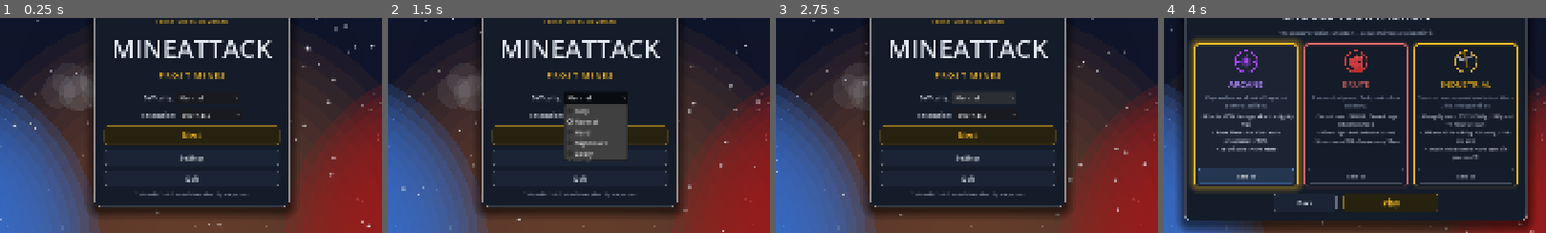
Above: before the commit, frames 1-4 (left to right).
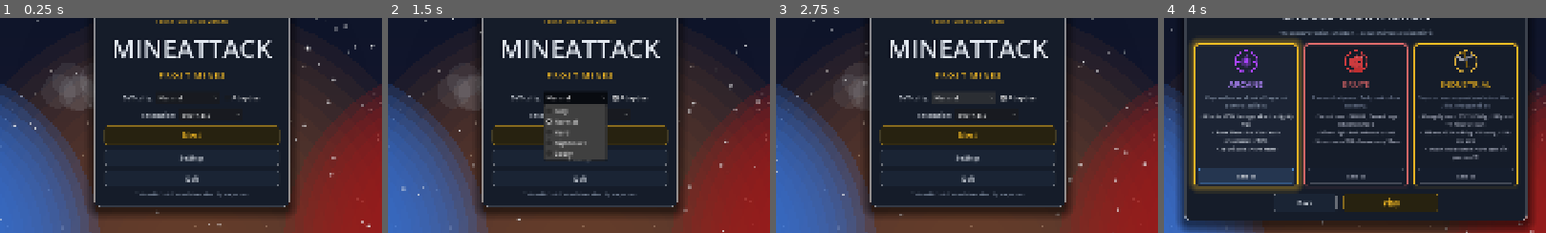
Above: after the commit, the same moments.

Repository: SZaidi00/mine-attack
Game: Godot game, scene res://scenes/ui/main_menu.tscn
Two runs of this game, one before a commit and one after it. Both use one fixed random seed, a clock stepped at 60 frames per second and the inputs below.
Inputs (mouse positions are % of the whole screen's width and height, from its top left):
- Up to frame 1 (0.25 s): no input
- Up to frame 2 (1.5 s): click (57, 47) at 0.5 s, where only the run after the commit has a clickable "Adaptive"; click "Normal" at 1.25 s
- Up to frame 3 (2.75 s): click "Normal" at 2 s
- Up to frame 4 (4 s): click "Next" at 2.75 s; click "Select" at 3.5 s
The pictures show only the part of the screen within x 25-75%, y 29-79%; the shares and areas given below are measured in that part.

The runs differ from the first frame. In frame 1, 0.3% of the frame differs, in the area x 32-69%, y 36-40%; in frame 2, 4.1%, in the area x 32-69%, y 34-66%; in frame 3, 0.4%; in frame 4, nothing differs.

Commit message:
adaptive difficulty

Diff:
--- a/scripts/autoload/constants.gd
+++ b/scripts/autoload/constants.gd
@@ -974,6 +974,33 @@
 const ENEMY_ENGINEER_MAX_COUNT: int = 1
 const ENEMY_ENGINEER_SECOND_MIN_STRUCTURES: int = 3
 const ENEMY_ENGINEER_SURPLUS: int = 250
+# Adaptive difficulty smoothing (opt-in main-menu checkbox): the AI evaluates
+# how the match is going this often and nudges GameManager's difficulty offset
+# toward keeping the match close. No evals before the grace time so the opener
+# plays out on the chosen tier.
+const SMOOTHING_EVAL_INTERVAL: float = 30.0
+const SMOOTHING_GRACE_TIME: float = 90.0
+# One verdict moves the offset by this many tier steps; the full ±1 range spans
+# several evals so difficulty ramps instead of lurching.
+const SMOOTHING_STEP: float = 0.25
+# A verdict direction must win this many consecutive evals before the offset
+# moves that way (hysteresis against single-sample noise).
+const SMOOTHING_HYSTERESIS: int = 2
+# Verdict signals: army (own live fighters vs the believed enemy army),
+# economy (own vs enemy coin-mined rates), base (own building HP fraction).
+# The verdict needs at least this many of the 3 signals pointing the same way.
+const SMOOTHING_SIGNAL_MIN: int = 2
+# Army signal: the AI is "ahead" when its live fighters outnumber the believed
+# enemy fighters by this ratio, "behind" when they fall short of it.
+const SMOOTHING_ARMY_AHEAD_RATIO: float = 1.5
+const SMOOTHING_ARMY_BEHIND_RATIO: float = 0.67
+# Economy signal: "ahead" above / "behind" below this income-rate ratio
+# (enemy rate over own rate, same shape as ENEMY_ECON_PRESSURE_RATIO).
+const SMOOTHING_INCOME_AHEAD_RATIO: float = 0.8
+const SMOOTHING_INCOME_BEHIND_RATIO: float = 1.25
+# Base signal: own building below this HP fraction reads as "behind". There is
+# no symmetric "ahead" — army + economy signals cover winning.
+const SMOOTHING_BASE_HP_FRACTION: float = 0.5
 
 # ─── CRAWLER (underground raider) ───
 # Crawlers are underground-only melee attackers: they descend via the own mine
--- a/scripts/autoload/game_manager.gd
+++ b/scripts/autoload/game_manager.gd
@@ -77,6 +77,18 @@
 # AI difficulty for the current match. Set from the debug dropdown (Phase 6)
 # or the main menu (Phase 7); survives reset() so Play Again keeps the choice.
 var difficulty: Difficulty = Difficulty.NORMAL
+# Adaptive difficulty smoothing (opt-in from the main menu): when on, the AI's
+# smoothing evaluator nudges _difficulty_offset mid-match to keep the match
+# close. Survives reset() like the difficulty pick itself.
+var adaptive_difficulty: bool = false
+# Mid-match smoothing offset, in tier steps (-1 = one tier easier, +1 = one
+# tier harder, fractional = interpolated between adjacent tier rows). Clamped
+# to [-1, 1]; 0 = the chosen tier exactly. Reset per match.
+var _difficulty_offset: float = 0.0
+# Interpolated-modifier cache (get_difficulty_modifiers is called every frame
+# for wave/economy ticks); rebuilt only when difficulty or the offset changes.
+var _cached_modifiers: Dictionary = {}
+var _cached_modifiers_key: String = ""
 # Player-chosen game speed (1x/2x/3x/5x/10x). Like difficulty, survives reset()
 # so Play Again keeps the choice. The win slow-mo overrides it temporarily.
 var game_speed: float = 1.0
@@ -160,9 +172,11 @@
 	_slowmo_end_msec = -1
 	soft_paused = false
 	Engine.time_scale = game_speed
-	# Note: difficulty and game_speed are intentionally kept so Play Again
-	# preserves both choices. soft_paused is cleared so Play Again never starts
-	# in a paused state.
+	_difficulty_offset = 0.0
+	_cached_modifiers_key = ""
+	# Note: difficulty, adaptive_difficulty and game_speed are intentionally
+	# kept so Play Again preserves all three choices. soft_paused is cleared so
+	# Play Again never starts in a paused state.
 
 
 ## Sets the player-chosen game speed. The value is always stored (so the win
@@ -190,8 +204,65 @@
 	DebugLog.log_command("GameManager", "set_difficulty", Difficulty.keys()[d])
 
 
+## Enables/disables adaptive difficulty smoothing for the match (main-menu
+## checkbox). When on, the AI's smoothing evaluator nudges the difficulty
+## offset mid-match; when off the offset stays 0 and tiers behave as before.
+func set_adaptive_difficulty(on: bool) -> void:
+	adaptive_difficulty = on
+	DebugLog.log_command("GameManager", "set_adaptive_difficulty", str(on))
+
+
+## Mid-match smoothing offset in tier steps (see _difficulty_offset).
+func get_difficulty_offset() -> float:
+	return _difficulty_offset
+
+
+## Nudges the smoothing offset by `delta` tier steps, clamped to [-1, 1]
+## (one tier either side of the chosen difficulty). Called by the AI's
+## smoothing evaluator (ai_difficulty_smoothing.gd) when adaptive difficulty
+## is on; no-ops at the clamp so spamming nudges can't escape the bounds.
+func nudge_difficulty(delta: float) -> void:
+	var clamped: float = clampf(_difficulty_offset + delta, -1.0, 1.0)
+	if is_equal_approx(clamped, _difficulty_offset):
+		return
+	_difficulty_offset = clamped
+	DebugLog.log_command(
+		"GameManager",
+		"nudge_difficulty",
+		"%+.2f -> %.2f (%s)" % [delta, _difficulty_offset, Difficulty.keys()[difficulty].capitalize()]
+	)
+
+
 func get_difficulty_modifiers() -> Dictionary:
-	return DIFFICULTY_MODIFIERS[difficulty]
+	if _difficulty_offset == 0.0:
+		return DIFFICULTY_MODIFIERS[difficulty]
+	var key: String = "%d:%.4f" % [difficulty, _difficulty_offset]
+	if key != _cached_modifiers_key:
+		_cached_modifiers = _interpolate_modifiers(difficulty, _difficulty_offset)
+		_cached_modifiers_key = key
+	return _cached_modifiers
+
+
+## Interpolates a modifier table between the rows adjacent to
+## base + offset: every numeric key lerps across the fraction, so e.g. an
+## offset of 0.5 on Normal halves the gap to Hard on coin, train time, wave
+## tempo, and the aggression ratios. The "smarts" behavior tier is NOT
+## interpolated — it comes from the rounded effective tier, so smart behaviors
+## flip only on a full step, never mid-fraction.
+func _interpolate_modifiers(base: Difficulty, offset: float) -> Dictionary:
+	var eff: float = clampf(float(base) + offset, 0.0, float(Difficulty.size() - 1))
+	var lo: int = int(floor(eff))
+	var hi: int = mini(lo + 1, Difficulty.size() - 1)
+	var t: float = eff - float(lo)
+	var lower: Dictionary = DIFFICULTY_MODIFIERS[lo]
+	var upper: Dictionary = DIFFICULTY_MODIFIERS[hi]
+	var result: Dictionary = {}
+	for key in lower:
+		if key == "smarts":
+			continue
+		result[key] = lerpf(float(lower[key]), float(upper[key]), t)
+	result["smarts"] = DIFFICULTY_MODIFIERS[int(round(eff))]["smarts"]
+	return result
 
 
 ## AI deposit income multiplier (applied at the AI building's deposit point).
--- a/scripts/autoload/match_stats.gd
+++ b/scripts/autoload/match_stats.gd
@@ -22,6 +22,10 @@
 var player_faction: String = ""
 var enemy_faction: String = ""
 var ai_opener: String = ""
+# Adaptive difficulty smoothing: whether the main-menu checkbox was on, and
+# the final smoothing offset (tier steps from the chosen difficulty) reached
+# by match end — both feed the balance-analysis logs.
+var adaptive_difficulty: bool = false
 
 # Result of the last finalized match; empty until the first game over.
 var last_summary: Dictionary = {}
@@ -69,6 +73,7 @@
 ## scene loads (match start), after the menu has made its picks.
 func reset() -> void:
 	difficulty = GameManager.Difficulty.keys()[GameManager.difficulty]
+	adaptive_difficulty = GameManager.adaptive_difficulty
 	ai_opener = GameManager.ai_opener
 	var pf: FactionData = FactionManager.get_faction(GameManager.Team.PLAYER)
 	var ef: FactionData = FactionManager.get_faction(GameManager.Team.ENEMY)
@@ -136,6 +141,8 @@
 		"winner": "player" if winner == GameManager.Team.PLAYER else "enemy",
 		"duration_sec": int(GameManager.match_time - _start_time),
 		"difficulty": difficulty,
+		"adaptive_difficulty": adaptive_difficulty,
+		"difficulty_offset": GameManager.get_difficulty_offset(),
 		"player_faction": player_faction,
 		"enemy_faction": enemy_faction,
 		"ai_opener": ai_opener,
--- a/scripts/controllers/ai_controller.gd
+++ b/scripts/controllers/ai_controller.gd
@@ -9,6 +9,7 @@
 const AISmartBehaviors = preload("res://scripts/controllers/ai_smart_behaviors.gd")
 const AIAwareness = preload("res://scripts/controllers/ai_awareness.gd")
 const AICrawlers = preload("res://scripts/controllers/ai_crawlers.gd")
+const AIDifficultySmoothing = preload("res://scripts/controllers/ai_difficulty_smoothing.gd")
 
 ## Target army composition — the economy tick trains whichever type is
 ## furthest below its share, so the AI fields a mixed force (tanky frontline,
@@ -50,6 +51,8 @@
 
 # Awareness (Revamp Phase 8): scouting, lantern placement, weather response.
 var _awareness_tick: float = 0.0
+# Adaptive-difficulty smoothing tick (opt-in; the module self-gates).
+var _smoothing_tick: float = 0.0
 # Crawler guard/defense/raiding tick (smarts tier 1+; the module self-gates).
 var _crawler_tick: float = 0.0
 var _scout: Unit = null
@@ -82,6 +85,7 @@
 var _smart: AISmartBehaviors
 var _awareness: AIAwareness
 var _crawlers: AICrawlers
+var _smoothing: AIDifficultySmoothing
 
 
 func _init() -> void:
@@ -91,6 +95,7 @@
 	_smart = AISmartBehaviors.new(self)
 	_awareness = AIAwareness.new(self)
 	_crawlers = AICrawlers.new(self)
+	_smoothing = AIDifficultySmoothing.new(self)
 
 
 func _ready() -> void:
@@ -162,6 +167,11 @@
 		_awareness._run_awareness(_awareness_tick)
 		_awareness_tick = 0.0
 
+	_smoothing_tick += delta
+	if _smoothing_tick >= _Constants.SMOOTHING_EVAL_INTERVAL:
+		_smoothing_tick = 0.0
+		_smoothing._run_smoothing()
+
 	_crawler_tick += delta
 	if _crawler_tick >= 1.0:
 		_crawlers._run_crawlers()
--- /dev/null
+++ b/scripts/controllers/ai_difficulty_smoothing.gd
@@ -0,0 +1,100 @@
+class_name AIDifficultySmoothing
+extends RefCounted
+
+## Adaptive difficulty smoothing (opt-in main-menu checkbox, bidirectional
+## rubber band). Every SMOOTHING_EVAL_INTERVAL seconds past a grace time the
+## evaluator scores how the match is going from intel the AI legitimately has:
+##   army    — own live fighters vs the fog-honest believed enemy army
+##             (AIBeliefSystem, confidence-flooded),
+##   economy — own vs enemy coin-mined rates (the aggression tick's lookahead
+##             samples, same true-totals precedent as the tier-2 timing attack),
+##   base    — own building HP fraction.
+## When at least SMOOTHING_SIGNAL_MIN of the 3 signals agree the AI is clearly
+## ahead or behind, the verdict feeds a hysteresis streak; once the streak
+## reaches SMOOTHING_HYSTERESIS evals the offset nudges one SMOOTHING_STEP per
+## eval toward easier/harder (GameManager interpolates the numeric difficulty
+## modifiers between adjacent tier rows; the smarts behavior tier only flips on
+## a full step). The result: a match that would snowball either way instead
+## ramps smoothly — fixed tiers become a starting point, not a straitjacket.
+
+const _Constants = preload("res://scripts/autoload/constants.gd")
+
+# Believed-enemy unit ids that count as army strength (matches data.is_fighter).
+const _FIGHTER_IDS: Array = ["swordsman", "archer", "wizard", "dragon"]
+
+var ai: AIController
+
+# Consecutive same-direction verdicts: positive = ahead streak, negative =
+# behind streak. Reset by a neutral eval or an opposite verdict.
+var _streak: int = 0
+
+
+func _init(a: AIController) -> void:
+	ai = a
+
+
+func _run_smoothing() -> void:
+	if not GameManager.adaptive_difficulty:
+		return
+	if GameManager.match_time < _Constants.SMOOTHING_GRACE_TIME:
+		return
+
+	var ahead_signals: int = 0
+	var behind_signals: int = 0
+
+	# Army signal: own live fighters vs the believed enemy army.
+	var own_fighters: int = 0
+	for unit in ai.get_tree().get_nodes_in_group(ai._combat.team_name()):
+		if unit.data.is_fighter and unit._state != Unit.State.DEAD:
+			own_fighters += 1
+	var believed_fighters: int = 0
+	var believed: Dictionary = AIBeliefSystem.get_believed_enemy_army(ai.team)
+	for unit_id in believed:
+		if unit_id in _FIGHTER_IDS:
+			believed_fighters += int(believed[unit_id])
+	if believed_fighters <= 0:
+		if own_fighters > 0:
+			ahead_signals += 1
+	elif float(own_fighters) >= float(believed_fighters) * _Constants.SMOOTHING_ARMY_AHEAD_RATIO:
+		ahead_signals += 1
+	elif float(own_fighters) <= float(believed_fighters) * _Constants.SMOOTHING_ARMY_BEHIND_RATIO:
+		behind_signals += 1
+
+	# Economy signal: enemy income rate over own (same shape as the tier-2
+	# economic lookahead's ENEMY_ECON_PRESSURE_RATIO).
+	var own_income: float = ai._ai_income_rate
+	var their_income: float = ai._player_income_rate
+	if own_income <= 0.0 and their_income <= 0.0:
+		pass  # no read yet: neither side has mined since the last sample
+	elif own_income <= 0.0 or their_income / own_income >= _Constants.SMOOTHING_INCOME_BEHIND_RATIO:
+		behind_signals += 1
+	elif their_income <= 0.0 or their_income / own_income <= _Constants.SMOOTHING_INCOME_AHEAD_RATIO:
+		ahead_signals += 1
+
+	# Base signal: own building beaten below the HP fraction reads as behind.
+	# Winning is covered by the army + economy signals; no symmetric "ahead".
+	var building: Node2D = ai._combat._get_building()
+	if building != null:
+		var hp_fraction: float = float(building.get("_hp")) / maxf(1.0, float(building.get("max_hp")))
+		if hp_fraction < _Constants.SMOOTHING_BASE_HP_FRACTION:
+			behind_signals += 1
+
+	var verdict: int = 0  # +1 ahead (ease off), -1 behind (toughen up)
+	if ahead_signals >= _Constants.SMOOTHING_SIGNAL_MIN:
+		verdict = 1
+	elif behind_signals >= _Constants.SMOOTHING_SIGNAL_MIN:
+		verdict = -1
+
+	if verdict == 0:
+		_streak = 0
+		return
+	_streak = _streak + verdict if signi(_streak) == verdict else verdict
+	if absi(_streak) < _Constants.SMOOTHING_HYSTERESIS:
+		return
+	DebugLog.log_command(
+		"AIDifficultySmoothing",
+		"eval",
+		"ahead=%d behind=%d streak=%+d" % [ahead_signals, behind_signals, _streak]
+	)
+	# Ahead -> easier (negative offset); behind -> harder (positive offset).
+	GameManager.nudge_difficulty(-_Constants.SMOOTHING_STEP * float(verdict))
--- a/scripts/ui/debug_overlay.gd
+++ b/scripts/ui/debug_overlay.gd
@@ -181,6 +181,8 @@
 	text += "Miner Lv: P=%d E=%d\n" % [EconomyManager.get_miner_level(GameManager.Team.PLAYER), EconomyManager.get_miner_level(GameManager.Team.ENEMY)]
 	text += "Game active: %s\n" % str(GameManager.game_active)
 	text += "Difficulty: %s\n" % GameManager.Difficulty.keys()[GameManager.difficulty].capitalize()
+	if GameManager.adaptive_difficulty:
+		text += "AI adapt: %+.2f steps\n" % GameManager.get_difficulty_offset()
 	if ai:
 		text += "AI aggression: %s\n" % ai._aggression_level
 
--- a/scripts/ui/main_menu.gd
+++ b/scripts/ui/main_menu.gd
@@ -17,6 +17,7 @@
 const _SWORDSMAN_ENEMY: Texture2D = preload("res://frost_mines_assets/units/swordsman_enemy.png")
 
 var _difficulty_option: OptionButton
+var _adaptive_check: CheckBox
 var _settings_panel: Control
 # Phase 4: two-step menu — the main card leads into faction select.
 var _main_center: CenterContainer
@@ -378,6 +379,11 @@
 		_difficulty_option.add_item(diff_name.capitalize())
 	_difficulty_option.selected = GameManager.difficulty
 	diff_row.add_child(_difficulty_option)
+	_adaptive_check = CheckBox.new()
+	_adaptive_check.text = "Adaptive"
+	_adaptive_check.tooltip_text = "AI difficulty adjusts mid-match to keep the game close"
+	_adaptive_check.button_pressed = GameManager.adaptive_difficulty
+	diff_row.add_child(_adaptive_check)
 	vbox.add_child(diff_row)
 
 	if SettingsManager.is_supported():
@@ -692,6 +698,7 @@
 
 func _on_play() -> void:
 	GameManager.set_difficulty(_difficulty_option.selected as GameManager.Difficulty)
+	GameManager.set_adaptive_difficulty(_adaptive_check.button_pressed)
 	FactionManager.set_player_faction(_selected_faction_id)
 	FactionManager.pick_random_enemy_faction()
 	GameManager.roll_ai_opener()
--- /dev/null
+++ b/tests/test_difficulty_smoothing.gd
@@ -0,0 +1,224 @@
+extends GutTest
+
+# Adaptive difficulty smoothing (opt-in main-menu checkbox): GameManager holds
+# a mid-match offset in tier steps that interpolates the numeric difficulty
+# modifiers between adjacent tier rows (smarts flips only on a full step), and
+# the AI's smoothing evaluator nudges that offset from fog-honest signals —
+# believed enemy army vs own fighters, income rates, own base HP — with
+# hysteresis, easing off when clearly ahead and toughening up when clearly
+# behind.
+
+const PLAYER: int = 0
+const ENEMY: int = 1
+
+var _main: Node
+var _units: Node
+var _ai: Node
+var _grid: Node
+
+
+func before_all() -> void:
+	seed(12345)
+	_main = load("res://scenes/main.tscn").instantiate()
+	get_tree().root.add_child(_main)
+	get_tree().current_scene = _main
+	_units = _main.get_node("Units")
+	_ai = _main.get_node("AIController")
+	_grid = _main.get_node("World/GridWorld")
+	WeatherManager.set_weather_events_enabled(false)
+	_grid.set_dynamic_events_enabled(false)
+
+
+func after_all() -> void:
+	WeatherManager.set_weather_events_enabled(true)
+	_grid.set_dynamic_events_enabled(true)
+	# Free immediately, not queue_free(): a queued free could still be pending
+	# when the next test script instantiates its own main.tscn and every
+	# hard-coded /root/Main lookup would break.
+	_main.free()
+
+
+func before_each() -> void:
+	AIBeliefSystem.reset()
+	_ai._smoothing._streak = 0  # hysteresis state must not leak between tests
+
+
+func after_each() -> void:
+	# Autoload state persists across tests by design: never leak picks or the
+	# smoothing offset into the next test script.
+	GameManager.set_difficulty(GameManager.Difficulty.NORMAL)
+	GameManager.set_adaptive_difficulty(false)
+	GameManager.reset()
+	AIBeliefSystem.reset()
+
+
+func _spawn_unit(tres_path: String, team: int, pos: Vector2) -> Node2D:
+	var unit: Node2D = load("res://scenes/unit.tscn").instantiate()
+	unit.set("data", load(tres_path).duplicate(true))
+	unit.set("team", team)
+	unit.position = pos
+	_units.add_child(unit)
+	autofree(unit)
+	return unit
+
+
+func _spawn_fighter(team: int, pos: Vector2) -> Node2D:
+	return _spawn_unit("res://scripts/resources/units/swordsman.tres", team, pos)
+
+
+func _building_for(team: int) -> Node2D:
+	for b in get_tree().get_nodes_in_group("buildings"):
+		if b.get("team") == team:
+			return b
+	return null
+
+
+## A spot covered by the enemy building's vision (its 10-cell radius).
+func _enemy_view_pos() -> Vector2:
+	return _building_for(ENEMY).global_position + Vector2(-120, 0)
+
+
+func _believe_player_fighters(n: int) -> void:
+	for i in range(n):
+		_spawn_fighter(PLAYER, _enemy_view_pos() + Vector2(0, i * 4))
+	await wait_seconds(0.1)  # let the fog maps refresh (GridWorld._process)
+	AIBeliefSystem.update_belief_from_vision(ENEMY)
+
+
+# ─── Modifier interpolation (GameManager) ───
+
+func test_zero_offset_returns_the_base_row() -> void:
+	GameManager.set_difficulty(GameManager.Difficulty.NORMAL)
+	assert_eq(GameManager.get_difficulty_modifiers(),
+		GameManager.DIFFICULTY_MODIFIERS[GameManager.Difficulty.NORMAL],
+		"offset 0 must return the chosen tier's row exactly")
+
+
+func test_interpolation_halves_the_gap_to_the_next_tier() -> void:
+	GameManager.set_difficulty(GameManager.Difficulty.NORMAL)
+	GameManager.nudge_difficulty(0.5)
+	var mods: Dictionary = GameManager.get_difficulty_modifiers()
+	assert_almost_eq(mods.coin, 1.425, 0.001, "coin halfway between Normal (1.30) and Hard (1.55)")
+	assert_almost_eq(mods.train_time, 0.875, 0.001, "train time halfway between Normal (0.95) and Hard (0.80)")
+	assert_almost_eq(mods.wave, 0.925, 0.001, "wave tempo halfway between Normal (1.0) and Hard (0.85)")
+	# Cached: a repeat read with no nudge returns the same table.
+	assert_eq(GameManager.get_difficulty_modifiers(), mods)
+
+
+func test_interpolation_works_toward_easier_tiers() -> void:
+	GameManager.set_difficulty(GameManager.Difficulty.NORMAL)
+	GameManager.nudge_difficulty(-0.5)
+	assert_almost_eq(GameManager.get_difficulty_modifiers().coin, 1.1, 0.001,
+		"coin halfway between Normal (1.30) and Easy (0.90)")
+
+
+func test_nudges_clamp_at_one_step() -> void:
+	GameManager.set_difficulty(GameManager.Difficulty.NORMAL)
+	GameManager.nudge_difficulty(1.0)
+	GameManager.nudge_difficulty(0.25)
+	assert_eq(GameManager.get_difficulty_offset(), 1.0, "offset saturates at +1")
+	GameManager.nudge_difficulty(-2.0)
+	assert_eq(GameManager.get_difficulty_offset(), -1.0, "offset saturates at -1")
+
+
+func test_effective_tier_clamps_at_the_table_edges() -> void:
+	GameManager.set_difficulty(GameManager.Difficulty.EASY)
+	GameManager.nudge_difficulty(-1.0)
+	assert_almost_eq(GameManager.get_difficulty_modifiers().coin, 0.9, 0.001,
+		"Easy cannot smooth below Easy")
+	GameManager.set_difficulty(GameManager.Difficulty.GODLY)
+	GameManager.nudge_difficulty(1.0)
+	assert_almost_eq(GameManager.get_difficulty_modifiers().coin, 2.5, 0.001,
+		"Godly cannot smooth above Godly")
+
+
+func test_smarts_flips_only_at_a_full_half_step() -> void:
+	GameManager.set_difficulty(GameManager.Difficulty.NORMAL)
+	GameManager.nudge_difficulty(0.25)
+	assert_eq(GameManager.get_difficulty_modifiers().smarts, 2,
+		"behavior tier unchanged at a quarter step")
+	GameManager.nudge_difficulty(0.25)
+	assert_eq(GameManager.get_difficulty_modifiers().smarts, 3,
+		"behavior tier takes the rounded effective tier's row at the half step")
+
+
+func test_reset_zeroes_the_offset() -> void:
+	GameManager.set_difficulty(GameManager.Difficulty.NORMAL)
+	GameManager.nudge_difficulty(0.75)
+	GameManager.reset()
+	assert_eq(GameManager.get_difficulty_offset(), 0.0, "reset clears the smoothing offset")
+	assert_eq(GameManager.get_difficulty_modifiers(),
+		GameManager.DIFFICULTY_MODIFIERS[GameManager.Difficulty.NORMAL],
+		"modifiers return to the chosen tier's row after reset")
+
+
+# ─── Evaluator (ai_difficulty_smoothing.gd) ───
+
+func test_evaluator_noop_when_adaptive_off() -> void:
+	GameManager.set_difficulty(GameManager.Difficulty.NORMAL)
+	GameManager.match_time = 120.0
+	_ai._smoothing._run_smoothing()
+	_ai._smoothing._run_smoothing()
+	assert_eq(GameManager.get_difficulty_offset(), 0.0, "no nudges without the opt-in")
+
+
+func test_evaluator_noop_during_grace_time() -> void:
+	GameManager.set_difficulty(GameManager.Difficulty.NORMAL)
+	GameManager.set_adaptive_difficulty(true)
+	GameManager.match_time = Constants.SMOOTHING_GRACE_TIME - 1.0
+	_ai._smoothing._run_smoothing()
+	_ai._smoothing._run_smoothing()
+	assert_eq(GameManager.get_difficulty_offset(), 0.0, "the opener plays out on the chosen tier")
+
+
+func test_evaluator_ahead_eases_difficulty() -> void:
+	GameManager.set_difficulty(GameManager.Difficulty.NORMAL)
+	GameManager.set_adaptive_difficulty(true)
+	GameManager.match_time = 120.0
+	await _believe_player_fighters(2)
+	for i in range(4):
+		_spawn_fighter(ENEMY, Vector2(700 + i * 4, 16))  # 4 own vs 2 believed: army ahead
+	_ai._ai_income_rate = 10.0
+	_ai._player_income_rate = 1.0  # enemy out-earns the player: economy ahead
+	_ai._smoothing._run_smoothing()
+	assert_eq(GameManager.get_difficulty_offset(), 0.0, "first eval only opens the hysteresis streak")
+	_ai._smoothing._run_smoothing()
+	assert_eq(GameManager.get_difficulty_offset(), -Constants.SMOOTHING_STEP,
+		"second consecutive ahead eval nudges one step easier")
+
+
+func test_evaluator_behind_toughens_difficulty() -> void:
+	GameManager.set_difficulty(GameManager.Difficulty.NORMAL)
+	GameManager.set_adaptive_difficulty(true)
+	GameManager.match_time = 120.0
+	await _believe_player_fighters(10)
+	_ai._ai_income_rate = 1.0
+	_ai._player_income_rate = 10.0  # player out-earns the AI: economy behind
+	var building: Node2D = _building_for(ENEMY)
+	building.set("_hp", int(float(building.max_hp) * 0.3))  # base beaten up: base behind
+	_ai._smoothing._run_smoothing()
+	_ai._smoothing._run_smoothing()
+	assert_eq(GameManager.get_difficulty_offset(), Constants.SMOOTHING_STEP,
+		"behind on army + economy + base nudges one step harder after hysteresis")
+
+
+func test_evaluator_neutral_verdict_resets_the_streak() -> void:
+	GameManager.set_difficulty(GameManager.Difficulty.NORMAL)
+	GameManager.set_adaptive_difficulty(true)
+	GameManager.match_time = 120.0
+	await _believe_player_fighters(10)
+	_ai._ai_income_rate = 1.0
+	_ai._player_income_rate = 10.0
+	var building: Node2D = _building_for(ENEMY)
+	building.set("_hp", int(float(building.max_hp) * 0.3))
+	_ai._smoothing._run_smoothing()
+	# Threat over: match the believed army in the field, even the income race,
+	# and heal the base — every signal neutral.
+	for i in range(10):
+		_spawn_fighter(ENEMY, Vector2(700 + i * 4, 16))
+	_ai._player_income_rate = 1.0
+	building.set("_hp", building.max_hp)
+	_ai._smoothing._run_smoothing()
+	_ai._smoothing._run_smoothing()
+	assert_eq(GameManager.get_difficulty_offset(), 0.0,
+		"a neutral eval breaks the streak before any nudge happened")
Not shown, added: scripts/controllers/ai_difficulty_smoothing.gd.uid
Not shown, added: tests/test_difficulty_smoothing.gd.uid
Not shown, changed: AGENTS.md
Not shown, changed: improvements/IDEAS.md
